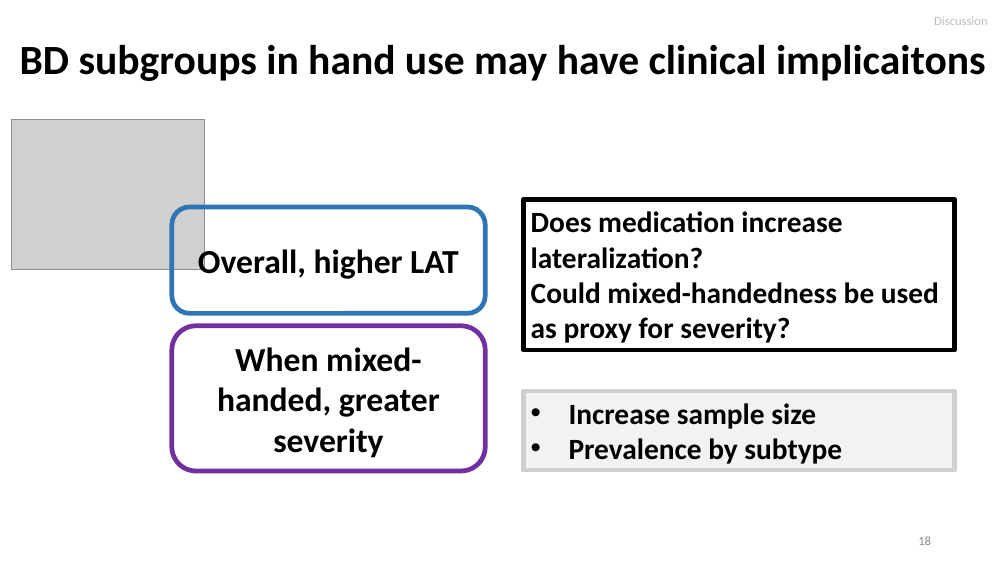
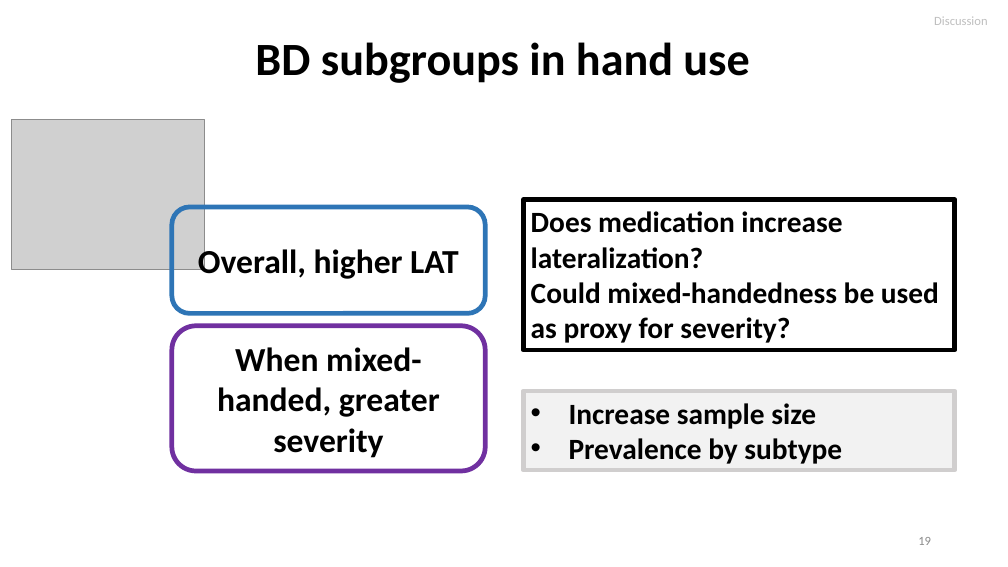
Before and after one commit to igarcia17/EHI_laterality, a slide deck: slide 19 of NorthSeaLateralityCongress_InesGarciaOrtiz.pptx (slide 18 before the commit). Drawn at 1008x567 pixels with LibreOffice and Linux fonts; fonts in the diff are those of the drawing; grey boxes stand for pictures. Boxes give left, top, right and bottom in pixels: in the first picture for what was removed or moved away, otherwise in the second. Text is boxed around its words. In the diff, an @@ line names an element or a change of style, - is before the commit and + after.

```diff
--- a/NorthSeaLateralityCongress_InesGarciaOrtiz.pptx
+++ b/NorthSeaLateralityCongress_InesGarciaOrtiz.pptx
@@ title at bbox=[255, 42, 749, 83]: text changed; size 39.6 to 44 pt @@
-BD subgroups in hand use may have clinical implicaitons
+BD subgroups in hand use
```
Also in this commit, not shown: 6 other slides changed, 1 slide added.
